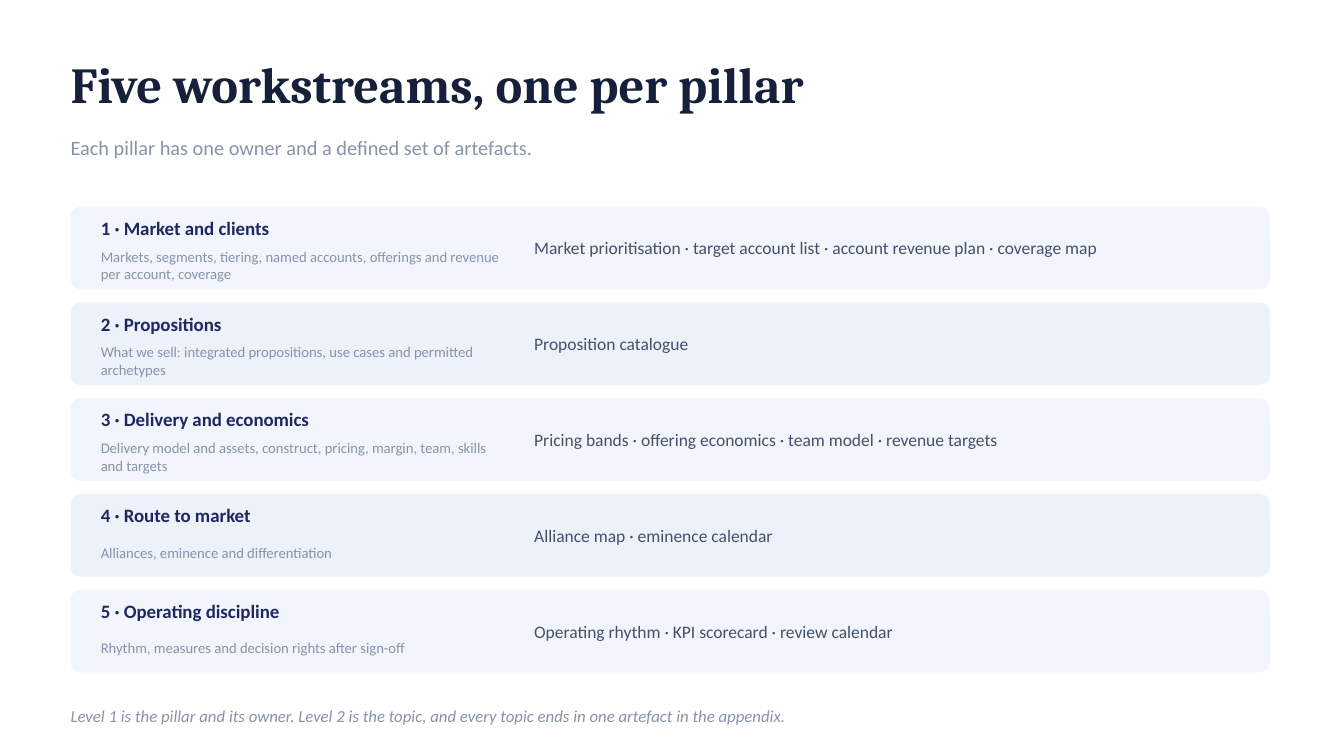
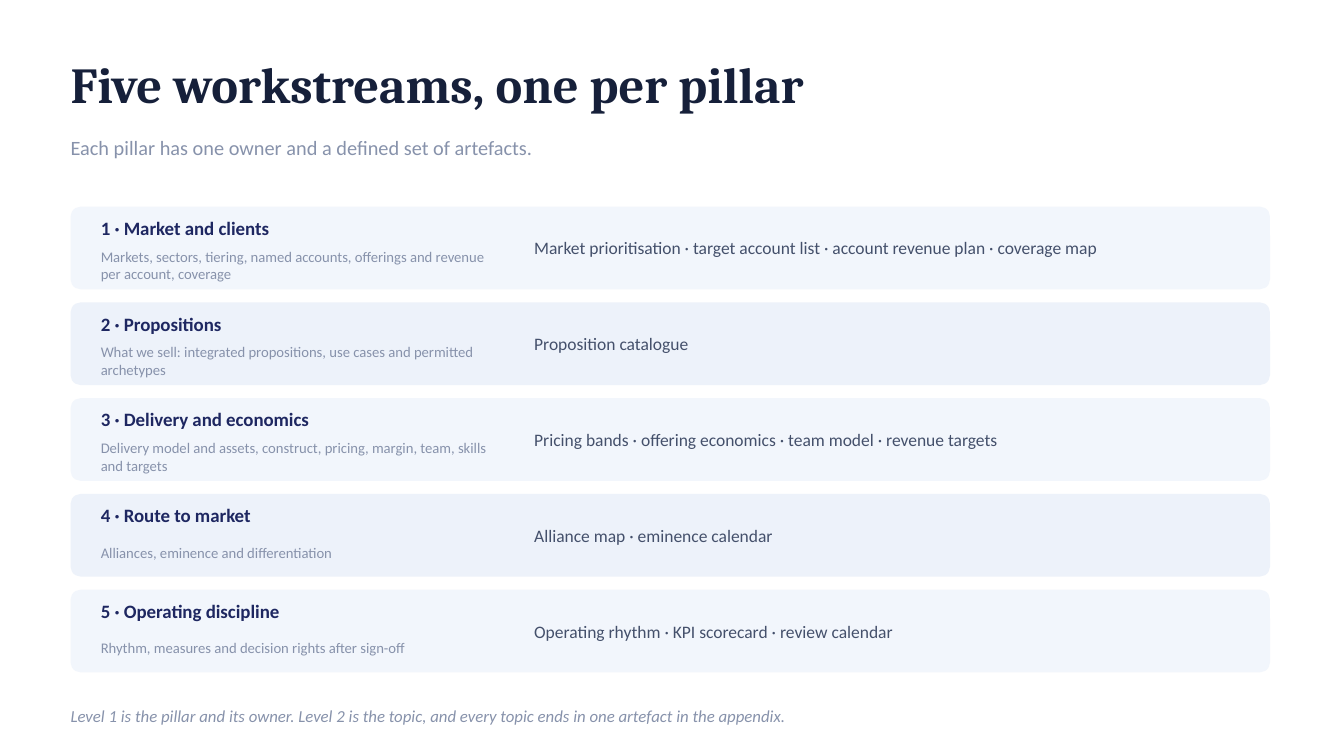
Before and after one commit to dhajjar-cyber/bae, a slide deck: slide 22 of FSI strategy/EAI&D-FSI-Strategy-Development-Plan.pptx. Drawn at 1344x756 pixels with LibreOffice and Linux fonts; fonts in the diff are those of the drawing. Boxes give left, top, right and bottom in pixels: in the first picture for what was removed or moved away, otherwise in the second. Text is boxed around its words. In the diff, an @@ line names an element or a change of style, - is before the commit and + after.

```diff
--- a/FSI strategy/EAI&D-FSI-Strategy-Development-Plan.pptx
+++ b/FSI strategy/EAI&D-FSI-Strategy-Development-Plan.pptx
@@ text at (x1=101, y1=252, x2=484, y2=282): text changed @@
-Markets, segments, tiering, named accounts, offerings and revenue per account, coverage
+Markets, sectors, tiering, named accounts, offerings and revenue per account, coverage
```
Also in this commit, not shown: 18 other slides changed, 2 other files.
